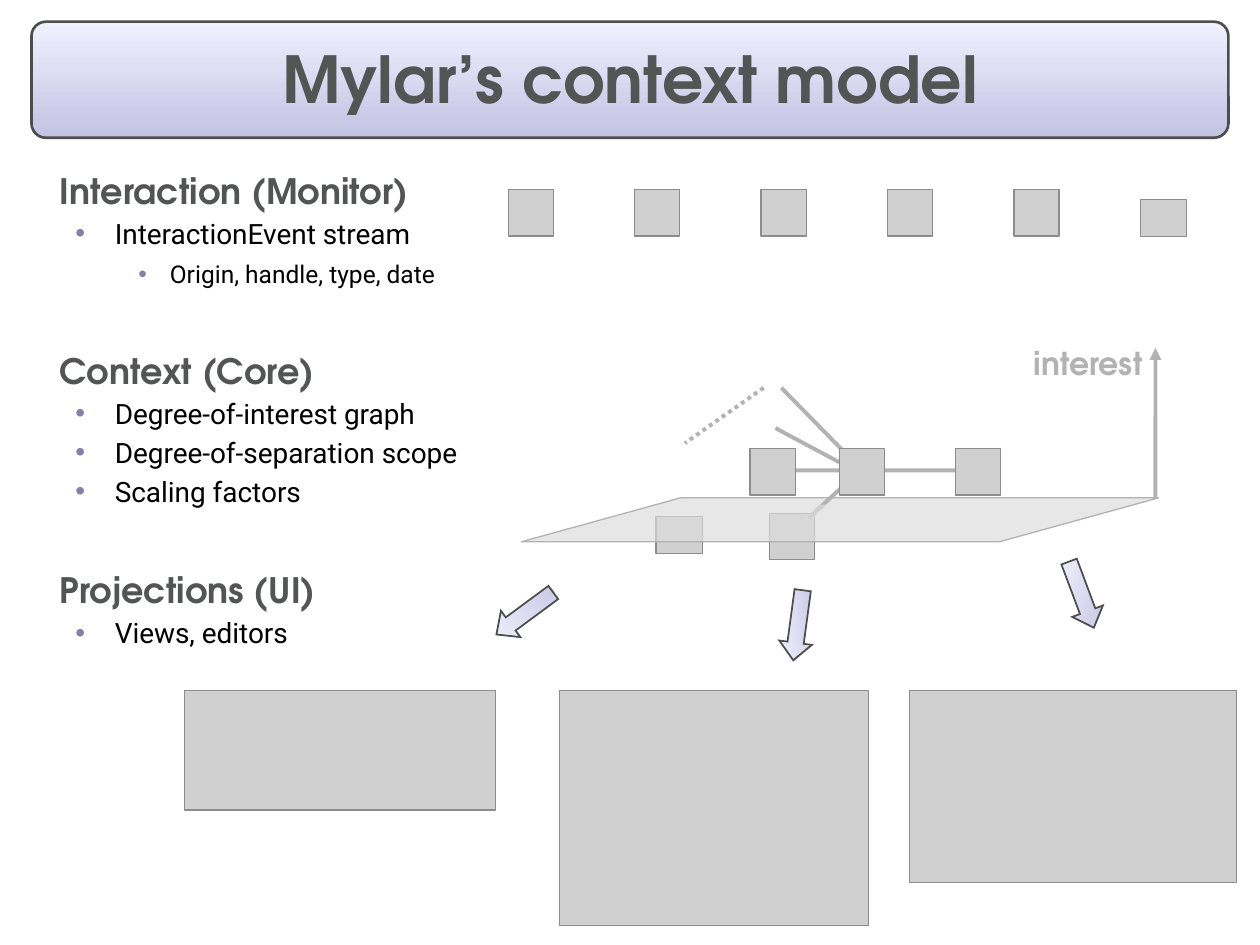
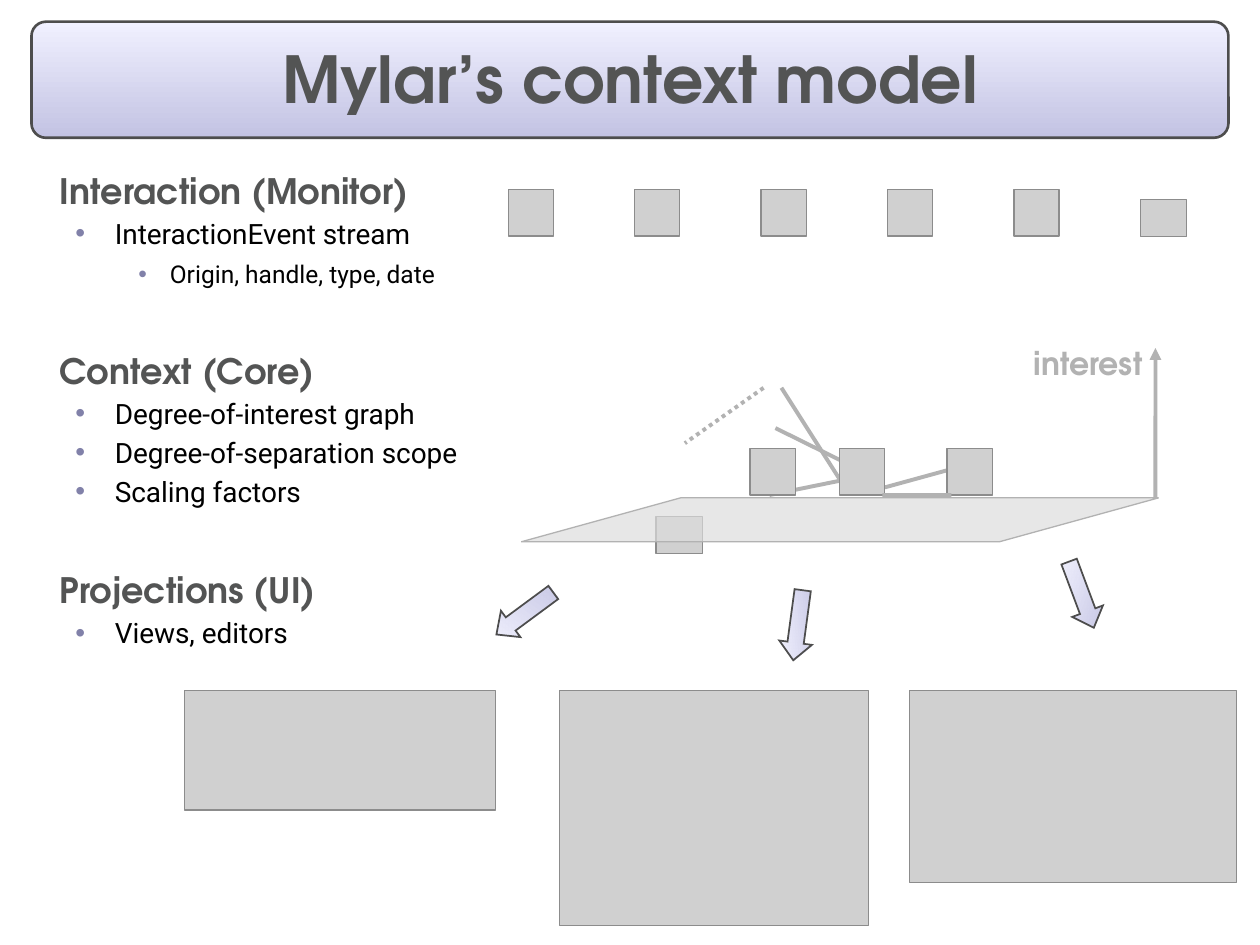
Before and after one commit to eclipse-mylyn/mylyn-website, a slide deck: slide 14 of publications/2006-03-mylar-eclipsecon.ppt. Drawn at 1260x945 pixels with LibreOffice and Linux fonts; fonts in the diff are those of the drawing; grey boxes stand for pictures; background and template pictures are left out. Boxes give left, top, right and bottom in pixels: in the first picture for what was removed or moved away, otherwise in the second. Text is boxed around its words. In the diff, an @@ line names an element or a change of style, - is before the commit and + after.

```diff
--- a/publications/2006-03-mylar-eclipsecon.ppt
+++ b/publications/2006-03-mylar-eclipsecon.ppt
@@ line moved from (854, 462) - (781, 388) to (844, 488) - (781, 388) @@
@@ line moved from (775, 428) - (854, 470) to (775, 428) - (844, 462) @@
@@ picture: place and size @@
-picture at [955, 449, 1000, 495]
+picture at [948, 449, 993, 495]
@@ line moved from (850, 480) - (809, 518) to (885, 488) - (948, 470) @@
@@ line moved from (863, 470) - (770, 470) to (844, 480) - (770, 495) @@
@@ parallelogram removed at [804, 505, 828, 519] @@
@@ line moved from (863, 470) - (964, 470) to (882, 495) - (951, 495) @@
@@ picture removed at [770, 513, 815, 558] @@
```
Also in this commit, not shown: 3 other slides changed.
